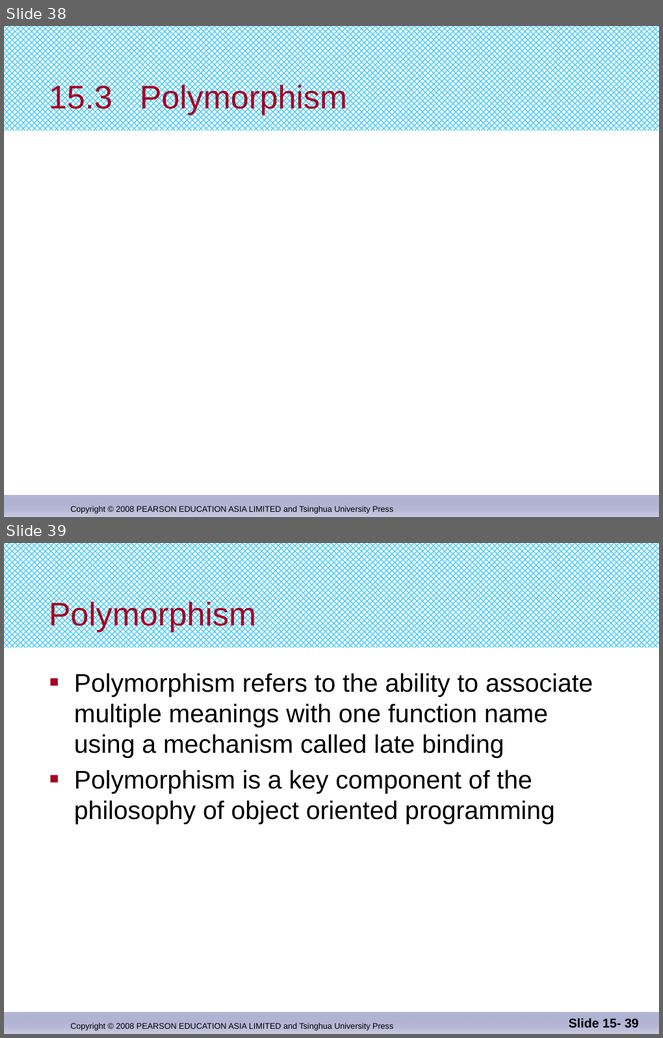
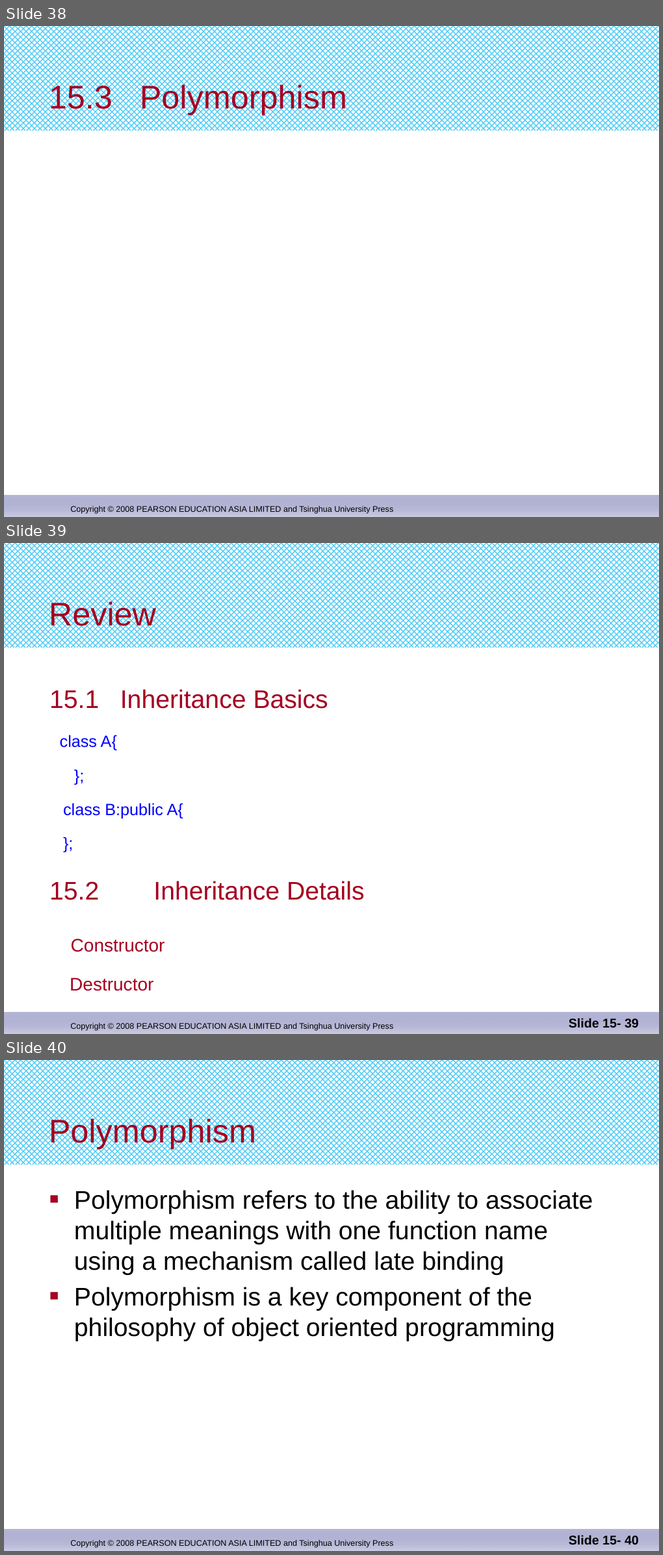
Before and after one commit to djuanbei/CPLUSPLUS, a slide deck: ppt/Chapter 15.pptx. Shown one above the other, each under a label of ours: slides 38 and 39 before the commit, slides 38, 39 and 40 after it. The pictures are 663x1038 and 663x1555 pixels, drawn with LibreOffice and Linux fonts; fonts in the diff are those of the drawing. Boxes give left, top, right and bottom in pixels: in the first picture for what was removed or moved away, otherwise in the second. Text is boxed around its words. In the diff, an @@ line names an element or a change of style, - is before the commit and + after.

Commit message:
ok

```diff
--- a/ppt/Chapter 15.pptx
+++ b/ppt/Chapter 15.pptx
@@ slide 39 added at (x1=4, y1=543, x2=659, y2=1034), background #FFFFFF; not listed: 3 template elements that a slide beside it also shows @@
@@ title added at (x1=49, y1=600, x2=156, y2=632), 36 pt, text #A50021 @@
+Review
@@ text added at (x1=50, y1=689, x2=365, y2=991), 28 pt, text #A50021 @@
+15.1 Inheritance Basics
+class A{
+};
+class B:public A{
+};
+15.2 Inheritance Details
+Constructor
+Destructor
@@ page number added at (x1=569, y1=1018, x2=639, y2=1028), 14 pt, text #000000, bold @@
+Slide 15- 39
@@ what was slide 39 is now slide 40 @@
@@ page number at (x1=569, y1=1535, x2=639, y2=1545): text changed @@
-Slide 15- 39
+Slide 15- 40
```
